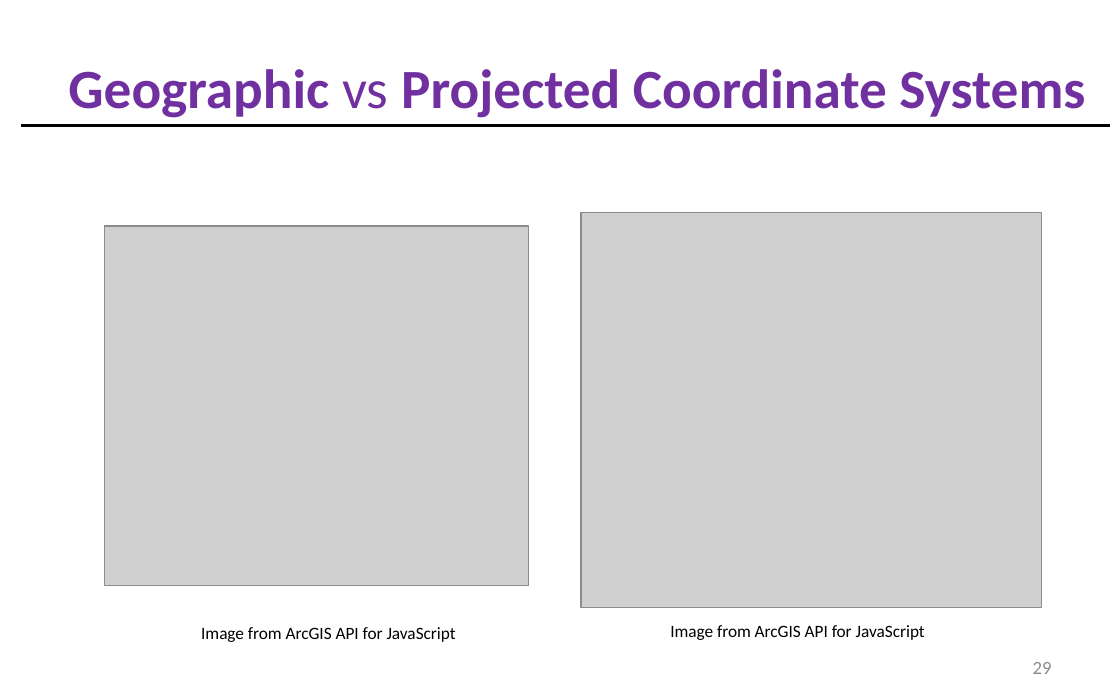
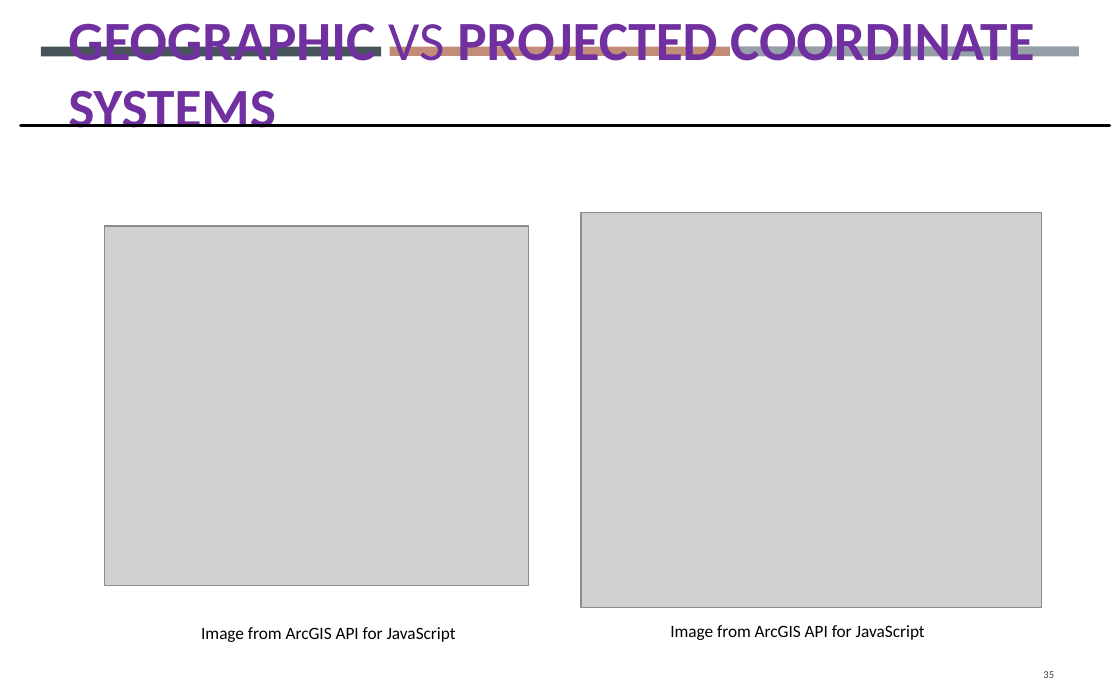
Before and after one commit to gisynw/GIS_I, a slide deck: slide 35 of docs/Lectures/Week03/Lecture02_GEOG2475_Datum.pptx (slide 29 before the commit). Drawn at 1120x700 pixels with LibreOffice and Linux fonts; fonts in the diff are those of the drawing; grey boxes stand for pictures. Boxes give left, top, right and bottom in pixels: in the first picture for what was removed or moved away, otherwise in the second. Text is boxed around its words. In the diff, an @@ line names an element or a change of style, - is before the commit and + after.

```diff
--- a/docs/Lectures/Week03/Lecture02_GEOG2475_Datum.pptx
+++ b/docs/Lectures/Week03/Lecture02_GEOG2475_Datum.pptx
@@ title "GEOGRAPHIC VS PROJECTED COORDINATE SYSTEMS" at bbox=[68, 23, 1034, 128]: vertical alignment middle to bottom @@
@@ title at bbox=[68, 23, 1034, 128]: text changed @@
-Geographic vs Projected Coordinate Systems
+GEOGRAPHIC VS PROJECTED COORDINATE SYSTEMS
@@ rectangle added at bbox=[41, 47, 381, 57], fill #465359 @@
@@ rectangle added at bbox=[390, 47, 729, 56], fill #C18C78 @@
@@ rectangle added at bbox=[739, 46, 1079, 56], fill #969FA7 @@
@@ line (21, 126) - (1110, 126): stroke #000000 2 pt to #000000 1.75 pt @@
@@ page number at bbox=[1043, 671, 1054, 678]: text changed; size 10.8 to 6.1 pt; text colour #8C8C8C to #404040 @@
-29
+35
```
Also in this commit, not shown: 64 other slides changed, 8 slides added, 2 slides removed, 2 other files.
